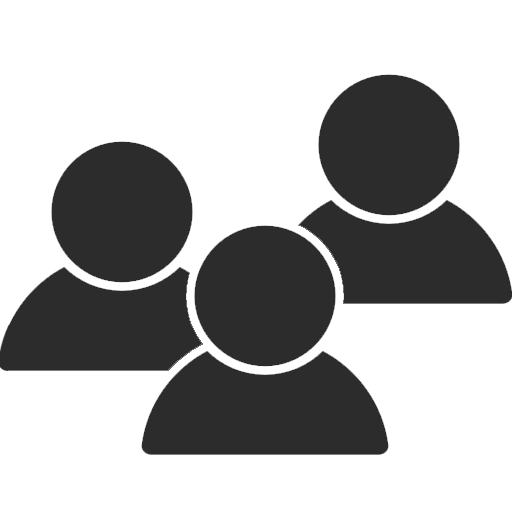
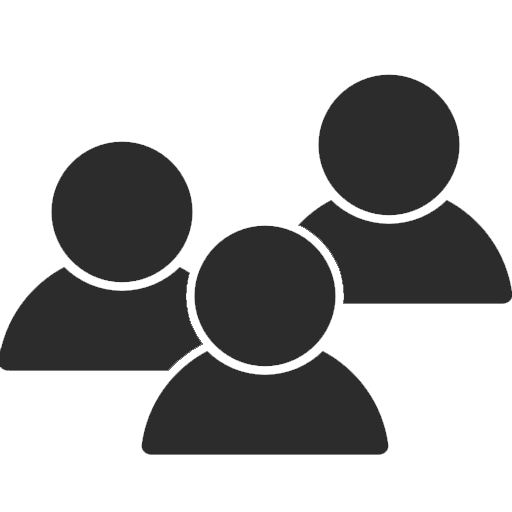
Layer changes from the first 512px x 512px image to the second:
painted on "Low Head copy" over bbox(0, 325, 9, 371)
